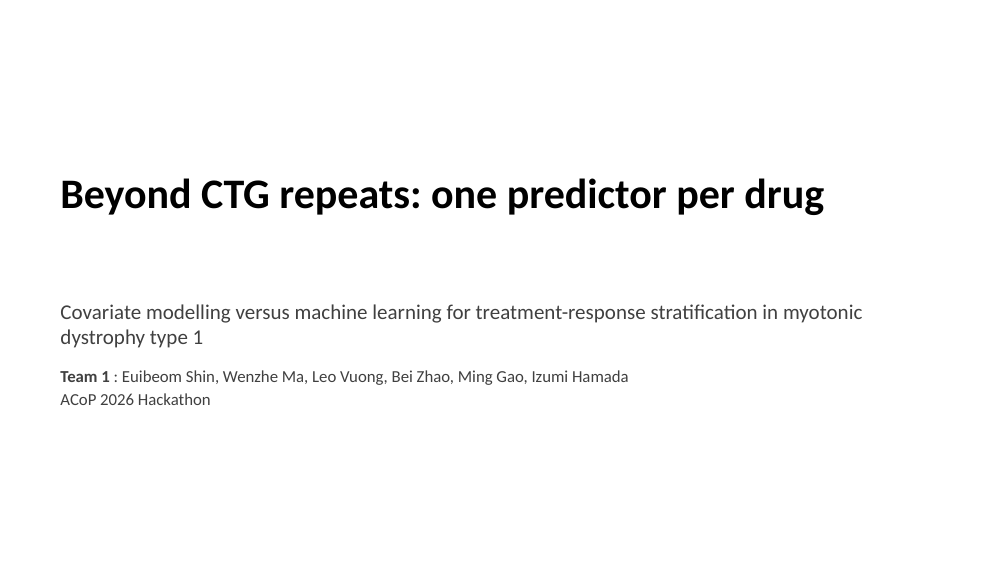
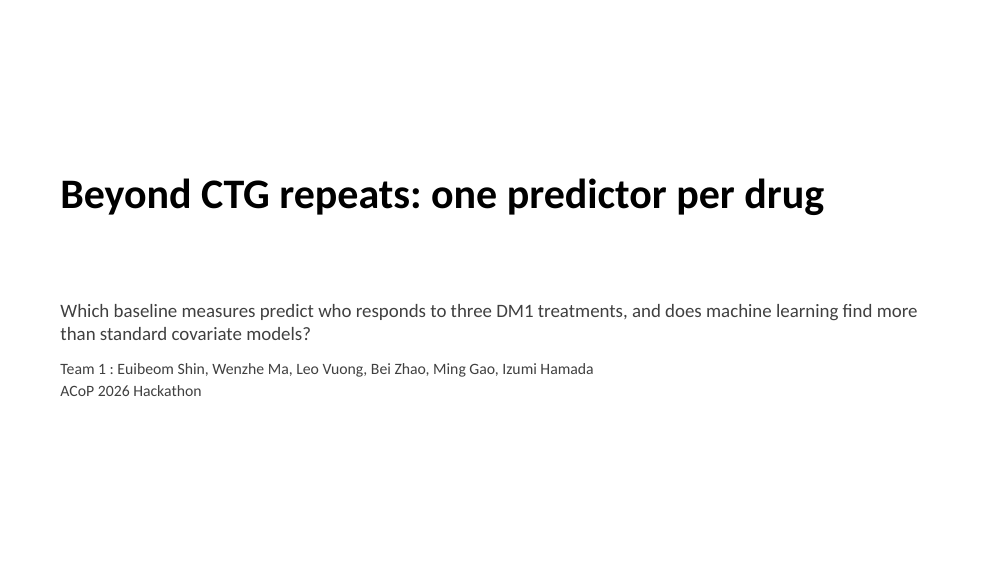
Before and after one commit to euibeom135-cell/acop2026-hackathon-team1, a slide deck: slide 1 of slides/Team1_DM1_slides.pptx. Drawn at 1008x567 pixels with LibreOffice and Linux fonts; fonts in the diff are those of the drawing. Boxes give left, top, right and bottom in pixels: in the first picture for what was removed or moved away, otherwise in the second. Text is boxed around its words. In the diff, an @@ line names an element or a change of style, - is before the commit and + after.

```diff
--- a/slides/Team1_DM1_slides.pptx
+++ b/slides/Team1_DM1_slides.pptx
@@ text at (60,304,918,340): text changed; size 20 to 18 pt @@
-Covariate modelling versus machine learning for treatment-response stratification in myotonic dystrophy type 1
+Which baseline measures predict who responds to three DM1 treatments, and does machine learning find more than standard covariate models?
@@ text at (60,363,593,396): size 16 to 15 pt in "Team 1 : Euibeom Shin, Wenzhe Ma, ...", "ACoP 2026 Hackathon"; bold off in "Team 1" @@
```
Also in this commit, not shown: 5 other slides changed, 7 slides added, 4 slides removed, 3 other files.
